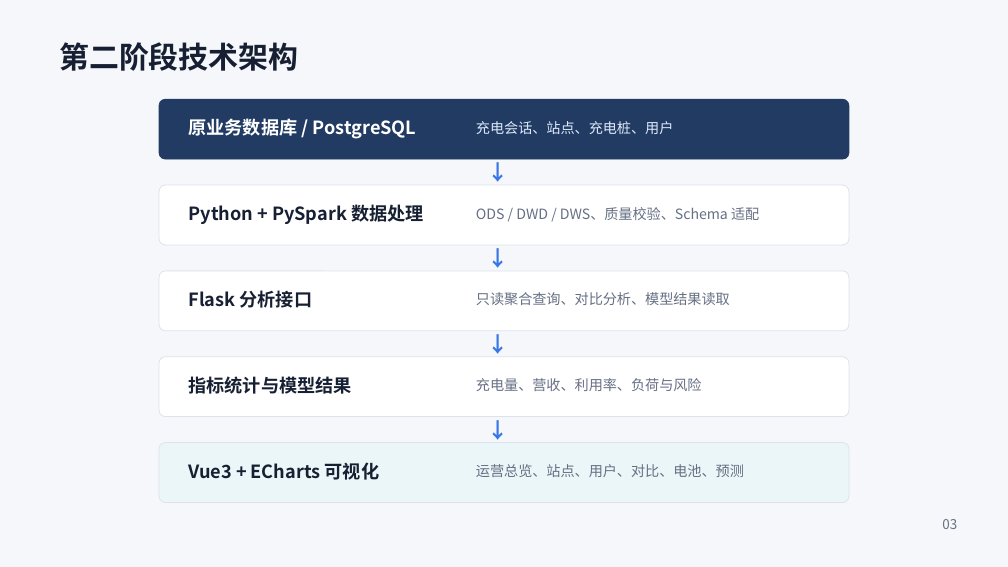
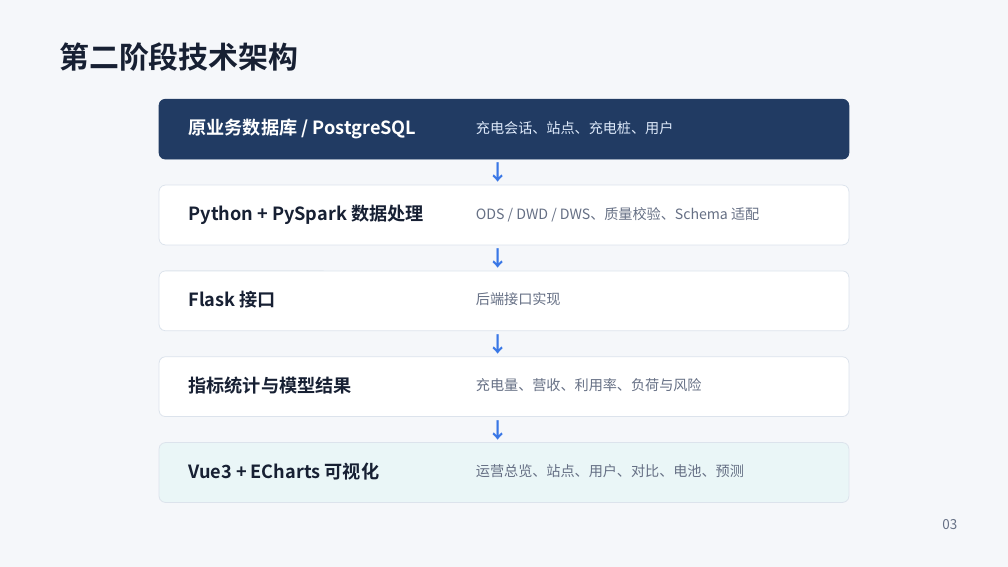
Before and after one commit to Gale-Verdict/Gale-Verdict-software-developing, a slide deck: slide 3 of 第二阶段项目路演_第四组.pptx. Drawn at 1008x567 pixels with LibreOffice and Linux fonts; fonts in the diff are those of the drawing. Boxes give left, top, right and bottom in pixels: in the first picture for what was removed or moved away, otherwise in the second. Text is boxed around its words. In the diff, an @@ line names an element or a change of style, - is before the commit and + after.

```diff
--- a/第二阶段项目路演_第四组.pptx
+++ b/第二阶段项目路演_第四组.pptx
@@ text at (x1=189, y1=290, x2=276, y2=308): text changed @@
-Flask 分析接口
+Flask 接口
@@ text at (x1=476, y1=292, x2=561, y2=305): text changed @@
-只读聚合查询、对比分析、模型结果读取
+后端接口实现
```
